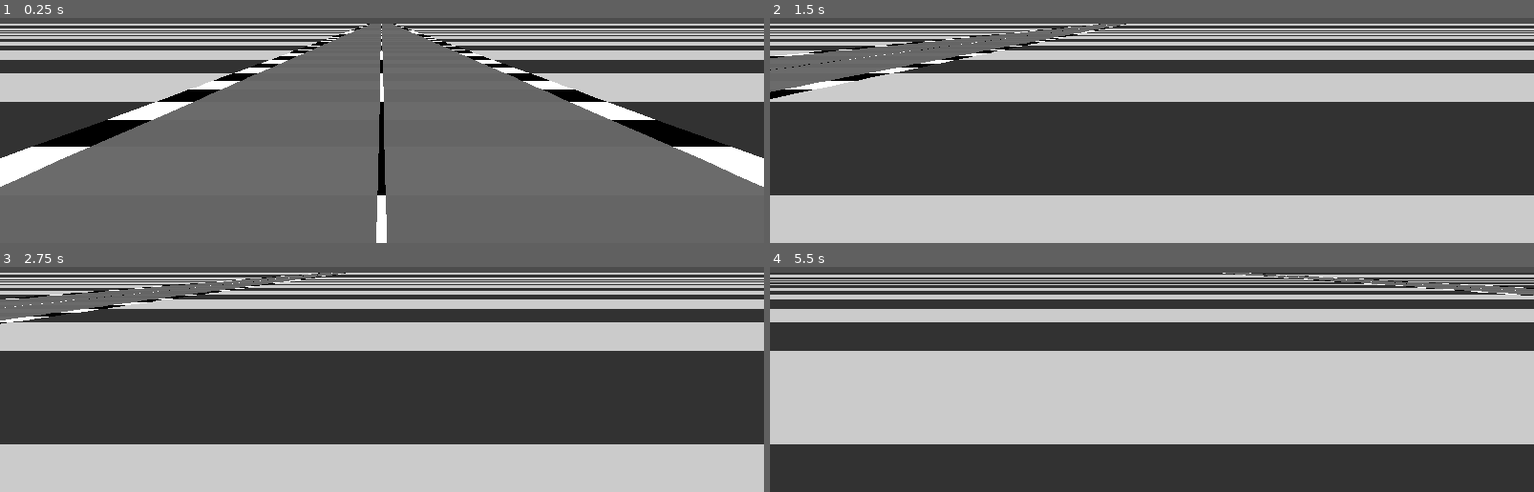
Above: before the commit, frames 1-4 (two rows, left to right).
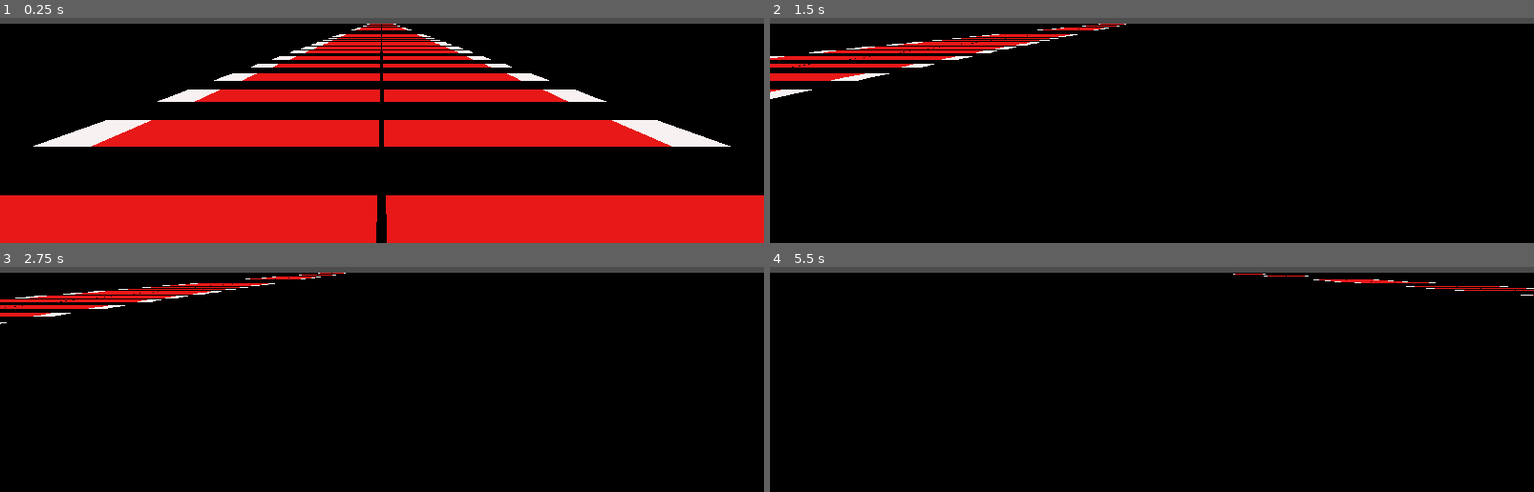
Above: after the commit, the same moments.

Repository: nelsonwenner/godot-slip-runfast
Game: Godot game, scene res://src/scenes/runway/runway.tscn
Same seed, same stepped clock (60 frames per second), same inputs: the game is played once before the commit and once after it. This scene is started directly instead of the project's main scene.
Inputs:
- Up to frame 1 (0.25 s): no input
- Up to frame 2 (1.5 s): tap Enter at 0.5 s; hold Right (ui_right) 0.53-1.28 s; hold Left (ui_left) from 1.28 s (still down)
- Up to frame 3 (2.75 s): release Left (ui_left) at 2.03 s; hold Right (ui_right) from 2.03 s (still down)
- Up to frame 4 (5.5 s): release Right (ui_right) at 2.78 s; hold Up (ui_up) 2.78-3.53 s; hold Left (ui_left) from 3.53 s (still down)

The runs differ from the first frame. In frame 1, 97% of the frame differs, in the area x 0-100%, y 2-100%; in frame 2, 97%; in frame 3, 97%; in frame 4, 97%.

Commit message:
chore: runway colors administered through the godot inspector

Diff:
--- a/src/scenes/runway/runway.gd
+++ b/src/scenes/runway/runway.gd
@@ -12,10 +12,17 @@
 export var RUNWAY:Color
 export var DIVID_LINE:Color
 export var GRAMME:Color
+export var STRIPED_RUNWAY:Color
+export var STRIPED_BORDER:Color
+export var STRIPED_DIVID_LINE:Color
+export var STRIPED_GRAMME:Color
+
+var NEW_BORDER:Color
+var NEW_RUNWAY:Color
+var NEW_DIVID_LINE:Color
+var NEW_GRAMME:Color
 
 var lines = []
-
-var street
 
 var current_position = 0
 var lines_lenght
@@ -25,6 +32,10 @@
 
 func _ready():
 	init()
+
+
+func _process(delta):
+	update()
 
 
 func _draw():
@@ -54,14 +65,10 @@
 
 		add_colors(n)
 
-		draw_runway(GRAMME, 0, actual_position.Y, WIDTH, 0, current_line.Y, WIDTH)
-		draw_runway(BORDER, actual_position.X, actual_position.Y, actual_position.W * 1.2, current_line.X, current_line.Y, current_line.W * 1.2)
-		draw_runway(RUNWAY, actual_position.X, actual_position.Y, actual_position.W, current_line.X, current_line.Y, current_line.W)
-		draw_runway(DIVID_LINE, actual_position.X, actual_position.Y, actual_position.W * 0.01, current_line.X, current_line.Y, current_line.W * 0.01)
-
-
-func _process(delta):
-	update()
+		draw_runway(NEW_GRAMME, 0, actual_position.Y, WIDTH, 0, current_line.Y, WIDTH)
+		draw_runway(NEW_BORDER, actual_position.X, actual_position.Y, actual_position.W * 1.2, current_line.X, current_line.Y, current_line.W * 1.2)
+		draw_runway(NEW_RUNWAY, actual_position.X, actual_position.Y, actual_position.W, current_line.X, current_line.Y, current_line.W)
+		draw_runway(NEW_DIVID_LINE, actual_position.X, actual_position.Y, actual_position.W * 0.01, current_line.X, current_line.Y, current_line.W * 0.01)
 
 
 func init():
@@ -117,14 +124,14 @@
 
 func add_colors(n):
 	if(fmod(n / 3, 2)):
-		BORDER = Color(1,1,1)
-		RUNWAY = Color(0.42, 0.42, 0.42)
+		NEW_BORDER = BORDER
+		NEW_RUNWAY = RUNWAY
 	else:
-		BORDER = Color(0, 0, 0)
-		RUNWAY = Color(0.4, 0.4, 0.4)
+		NEW_BORDER = STRIPED_BORDER
+		NEW_RUNWAY = STRIPED_RUNWAY
 	if (fmod(n / 9, 2)):
-		DIVID_LINE = Color(0,0,0)
-		GRAMME = Color(0.2,0.2,0.2)
+		NEW_DIVID_LINE = DIVID_LINE
+		NEW_GRAMME = GRAMME
 	else:
-		DIVID_LINE = Color(1,1,1)
-		GRAMME = Color(0.8,0.8,0.8)
+		NEW_DIVID_LINE = STRIPED_DIVID_LINE
+		NEW_GRAMME = STRIPED_GRAMME
--- a/src/scenes/runway/runway.tscn
+++ b/src/scenes/runway/runway.tscn
@@ -4,3 +4,5 @@
 
 [node name="runway" type="Node2D"]
 script = ExtResource( 1 )
+STRIPED_RUNWAY = Color( 0.913725, 0.0980392, 0.0980392, 1 )
+STRIPED_BORDER = Color( 0.972549, 0.94902, 0.94902, 1 )
